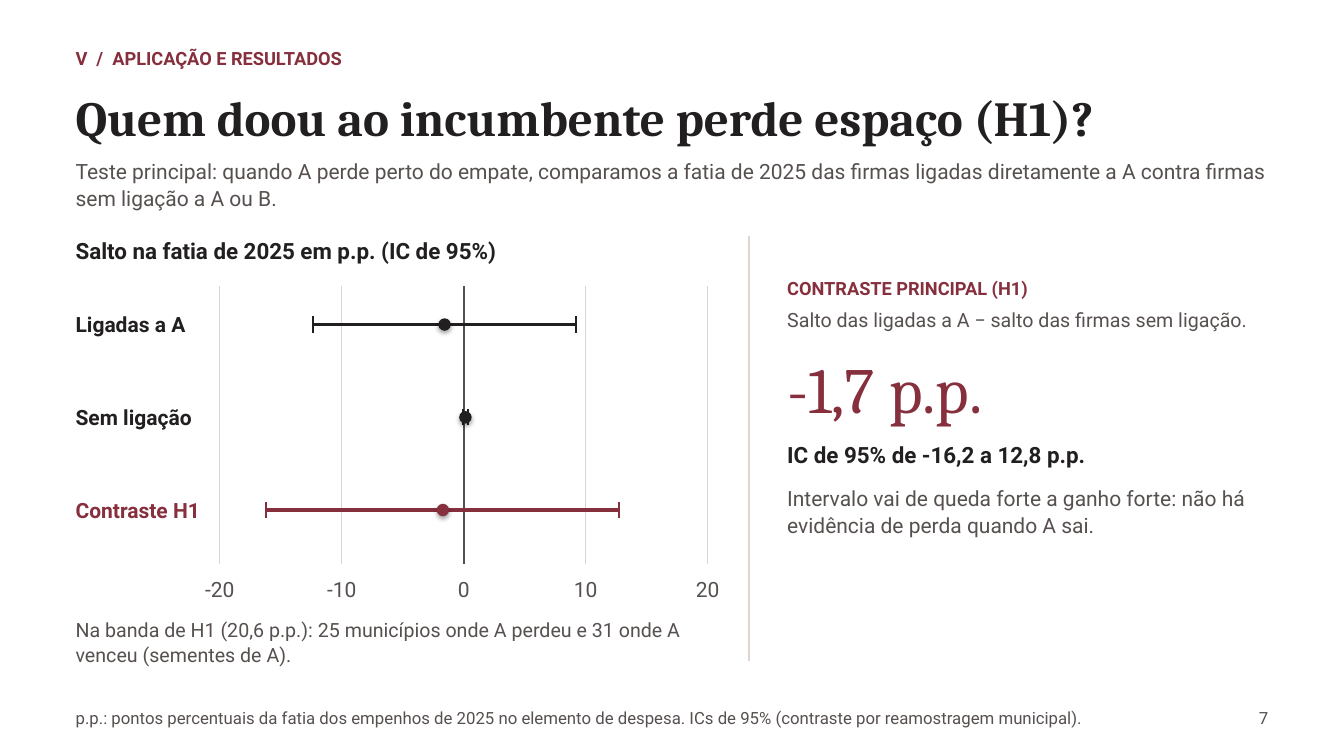
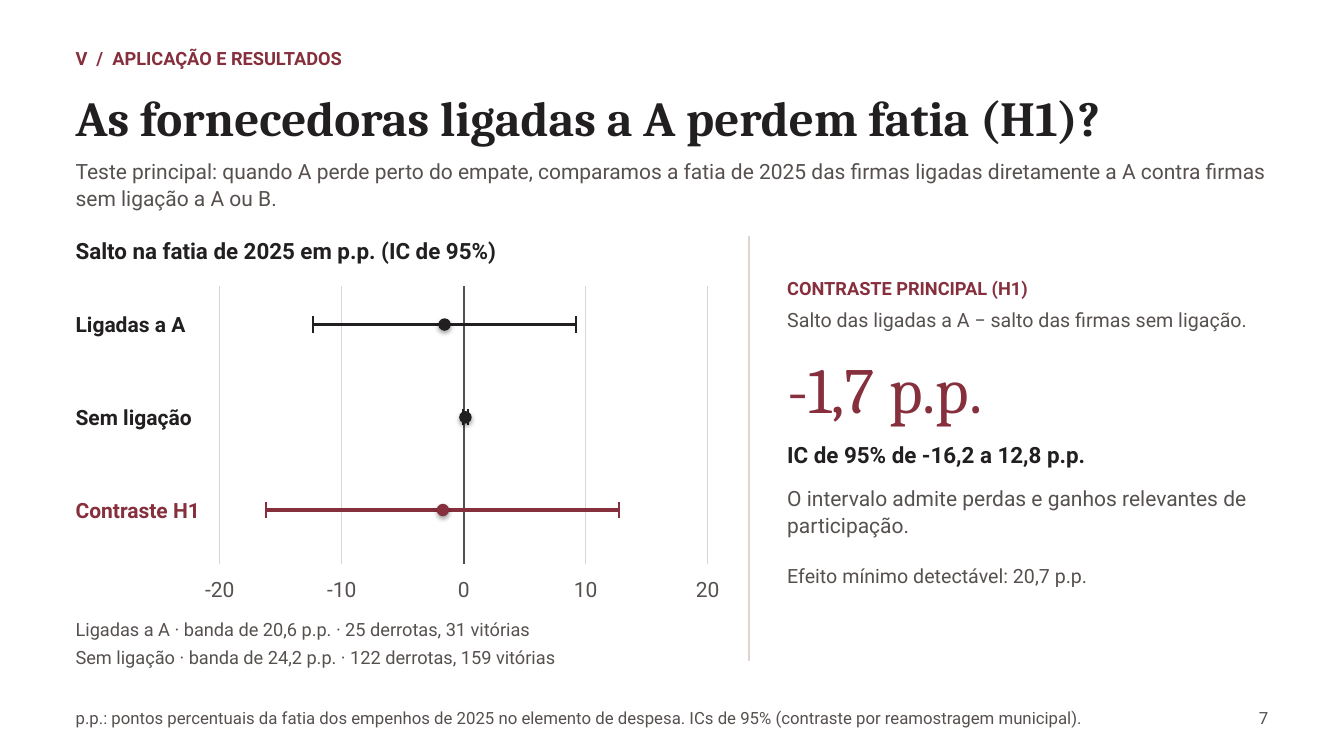
Before and after one commit to rafaelt0/redes-empresariais-alternancia-politica, a slide deck: slide 7 of output/deck.pptx. Drawn at 1344x756 pixels with LibreOffice and Linux fonts; fonts in the diff are those of the drawing. Boxes give left, top, right and bottom in pixels: in the first picture for what was removed or moved away, otherwise in the second. Text is boxed around its words. In the diff, an @@ line names an element or a change of style, - is before the commit and + after.

Commit message:
feat: esclarecer sementes, coortes e resultados de H1 e H2 (#8)
- Explicar como doações definem sementes e distâncias na rede nacional
- Refinar a apresentação dos contrastes e da incerteza dos resultados

```diff
--- a/output/deck.pptx
+++ b/output/deck.pptx
@@ text at [76, 100, 1100, 147]: text changed @@
-Quem doou ao incumbente perde espaço (H1)?
+As fornecedoras ligadas a A perdem fatia (H1)?
@@ text at [787, 490, 1246, 538]: text changed @@
-Intervalo vai de queda forte a ganho forte: não há evidência de perda quando A sai.
+O intervalo admite perdas e ganhos relevantes de participação.
@@ text added at [787, 568, 1087, 587], 14 pt, text #56504E @@
+Efeito mínimo detectável: 20,7 p.p.
@@ text at [76, 622, 530, 640]: text changed; size 14 to 13 pt @@
-Na banda de H1 (20,6 p.p.): 25 municípios onde A perdeu e 31 onde A venceu (sementes de A).
+Ligadas a A · banda de 20,6 p.p. · 25 derrotas, 31 vitórias
@@ text added at [76, 650, 555, 668], 13 pt, text #56504E @@
+Sem ligação · banda de 24,2 p.p. · 122 derrotas, 159 vitórias
```
Also in this commit, not shown: 7 other slides changed, 6 other files.
